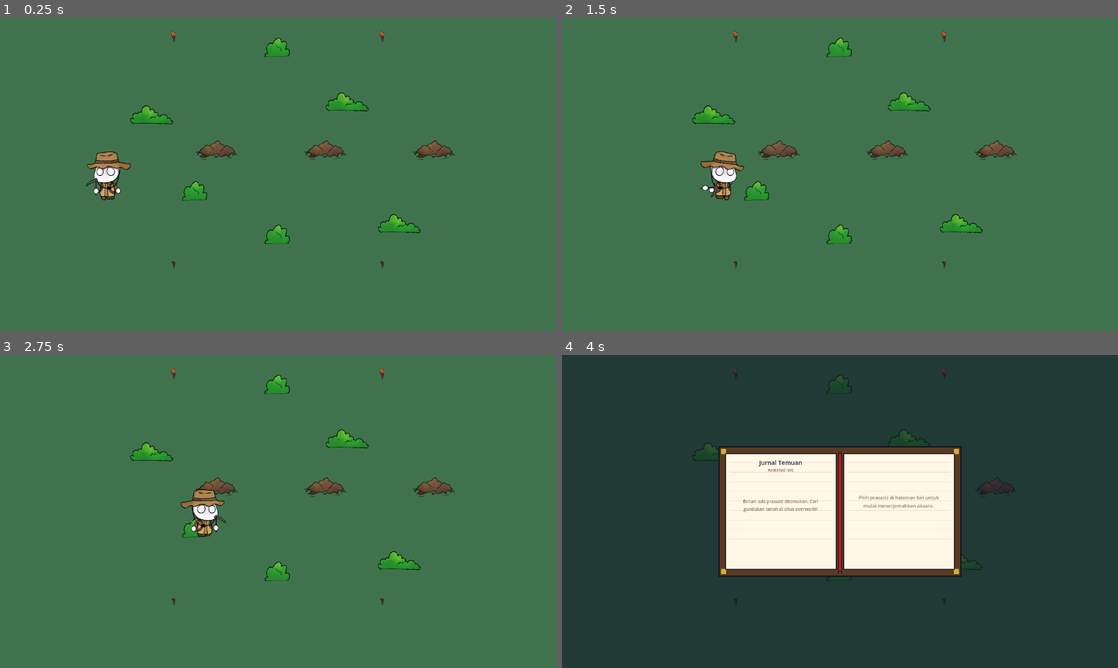
Above: before the commit, frames 1-4 (two rows, left to right).
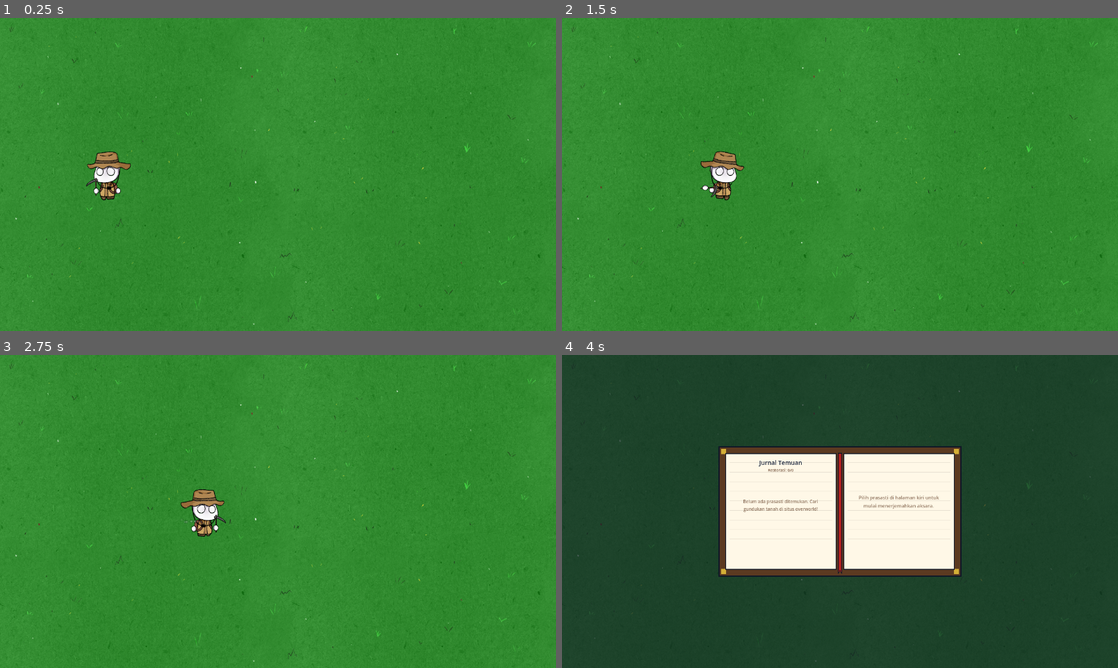
Above: after the commit, the same moments.

Repository: Akabim/arkeolog
Game: Godot game, scene res://src/levels/sandbox.tscn
Same seed, same stepped clock (60 frames per second), same inputs: the game is played once before the commit and once after it. This scene is started directly instead of the project's main scene.
Inputs (mouse positions are in pixels of both pictures, inside the frame that each line leads up to):
- Up to frame 1 (0.25 s): no input
- Up to frame 2 (1.5 s): tap Enter (ui_accept) at 0.5, 0.77 s; move the mouse to (962, 158) at 0.52 s; hold D (move_right) 0.53-1.25 s; hold E (interact) 0.53-1.25 s; click (962, 158) at 0.67 s; drag from (728, 190) to (906, 115) at 1.27 s
- Up to frame 3 (2.75 s): move the mouse to (333, 442) at 2.02 s; hold D (move_right) from 2.03 s (still down); tap Space at 2.1 s
- Up to frame 4 (4 s): release D (move_right) at 2.75 s; drag from (812, 574) to (906, 452) at 2.77 s; tap Enter (ui_accept) at 3.5, 3.77 s; move the mouse to (1006, 558) at 3.52 s; hold A (move_left) from 3.53 s (still down); tap I at 3.6 s

The runs differ from the first frame. In frame 1, 98% of the frame differs, in the area x 0-100%, y 0-100%; in frame 2, 98%; in frame 3, 98%; in frame 4, 0.4%.

Commit message:
Reset sandbox.tscn to a clean slate and set bg.png as the background sprite

Diff:
--- a/src/levels/sandbox.tscn
+++ b/src/levels/sandbox.tscn
@@ -1,10 +1,8 @@
 [gd_scene format=3 uid="uid://ynw3x8um25ar"]
 
-[ext_resource type="Script" uid="uid://dy43twjm5oae5" path="res://src/levels/sandbox.gd" id="1_level"]
-[ext_resource type="PackedScene" uid="uid://b8y48k1q6k7g" path="res://src/entities/player/player.tscn" id="2_player"]
-[ext_resource type="PackedScene" uid="uid://c6cswd7i4x1e1" path="res://src/entities/obstacles/shrub.tscn" id="3_shrub"]
-[ext_resource type="PackedScene" uid="uid://dmyqfchq87431" path="res://src/entities/dirt_mound/dirt_mound.tscn" id="4_dirt_mound"]
-[ext_resource type="PackedScene" uid="uid://df72y18p7l3v4" path="res://src/entities/obstacles/torch.tscn" id="5_torch"]
+[ext_resource type="Script" path="res://src/levels/sandbox.gd" id="1_level"]
+[ext_resource type="PackedScene" path="res://src/entities/player/player.tscn" id="2_player"]
+[ext_resource type="Texture2D" path="res://assets/textures/player/envi/bg.png" id="3_bg"]
 
 [sub_resource type="RectangleShape2D" id="RectangleShape2D_border"]
 size = Vector2(8, 1280)
@@ -13,11 +11,11 @@
 y_sort_enabled = true
 script = ExtResource("1_level")
 
-[node name="Background" type="ColorRect" parent="." unique_id=1971215265]
+[node name="Background" type="Sprite2D" parent="." unique_id=1971215265]
 z_index = -10
-offset_right = 1280.0
-offset_bottom = 720.0
-color = Color(0.25, 0.45, 0.3, 1)
+texture = ExtResource("3_bg")
+position = Vector2(640, 360)
+scale = Vector2(0.666667, 0.666667)
 metadata/_edit_lock_ = true
 
 [node name="Borders" type="StaticBody2D" parent="." unique_id=67129742]
@@ -48,55 +46,6 @@
 
 [node name="Torches" type="Node2D" parent="." unique_id=373566271]
 
-[node name="Torch1" parent="Torches" unique_id=81561854 instance=ExtResource("5_torch")]
-position = Vector2(400, 100)
-is_lit = true
-
-[node name="Torch2" parent="Torches" unique_id=113459966 instance=ExtResource("5_torch")]
-position = Vector2(880, 100)
-is_lit = true
-
-[node name="Torch3" parent="Torches" unique_id=99579792 instance=ExtResource("5_torch")]
-position = Vector2(400, 620)
-
-[node name="Torch4" parent="Torches" unique_id=813225136 instance=ExtResource("5_torch")]
-position = Vector2(880, 620)
-
 [node name="Obstacles" type="Node2D" parent="." unique_id=833852451]
 
-[node name="Shrub1" parent="Obstacles" unique_id=1778466266 instance=ExtResource("3_shrub")]
-position = Vector2(350, 250)
-
-[node name="Shrub2" parent="Obstacles" unique_id=837678694 instance=ExtResource("3_shrub")]
-position = Vector2(450, 480)
-
-[node name="Shrub3" parent="Obstacles" unique_id=2050569016 instance=ExtResource("3_shrub")]
-position = Vector2(800, 220)
-
-[node name="Shrub4" parent="Obstacles" unique_id=560323778 instance=ExtResource("3_shrub")]
-position = Vector2(920, 500)
-
-[node name="Shrub5" parent="Obstacles" unique_id=1542111123 instance=ExtResource("3_shrub")]
-position = Vector2(640, 150)
-
-[node name="Shrub6" parent="Obstacles" unique_id=878116053 instance=ExtResource("3_shrub")]
-position = Vector2(640, 580)
-
 [node name="DirtMounds" type="Node2D" parent="." unique_id=1357581413]
-
-[node name="Mound1" parent="DirtMounds" unique_id=1105129307 instance=ExtResource("4_dirt_mound")]
-position = Vector2(500, 360)
-relic_id = "stone_ha"
-relic_name = "Aksara Ha"
-
-[node name="Mound2" parent="DirtMounds" unique_id=856848552 instance=ExtResource("4_dirt_mound")]
-position = Vector2(750, 360)
-relic_id = "stone_na"
-relic_name = "Aksara Na"
-symbol_char = "na"
-
-[node name="Mound3" parent="DirtMounds" unique_id=1290520797 instance=ExtResource("4_dirt_mound")]
-position = Vector2(1000, 360)
-relic_id = "stone_ca"
-relic_name = "Aksara Ca"
-symbol_char = "ca"
